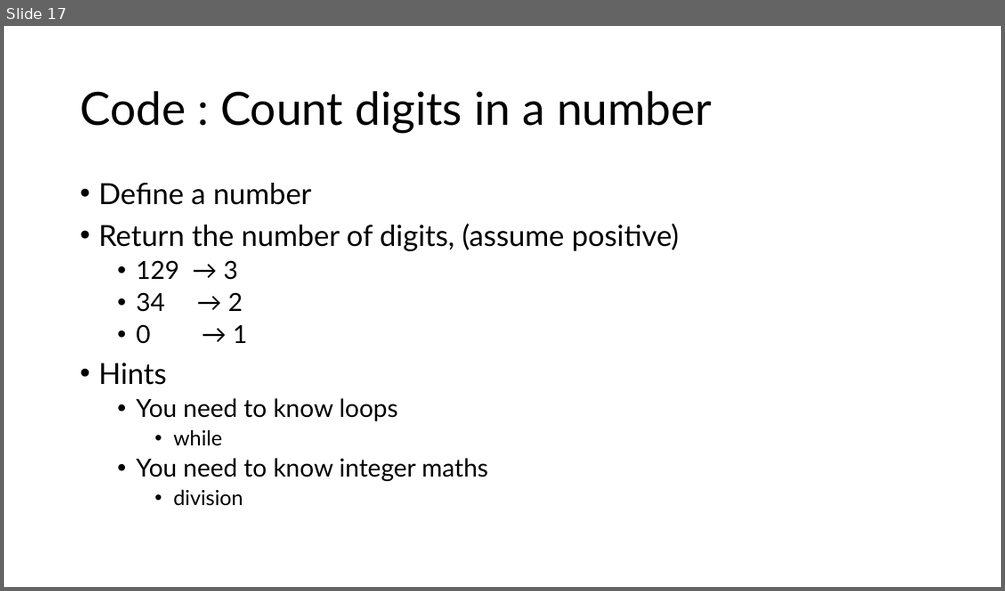
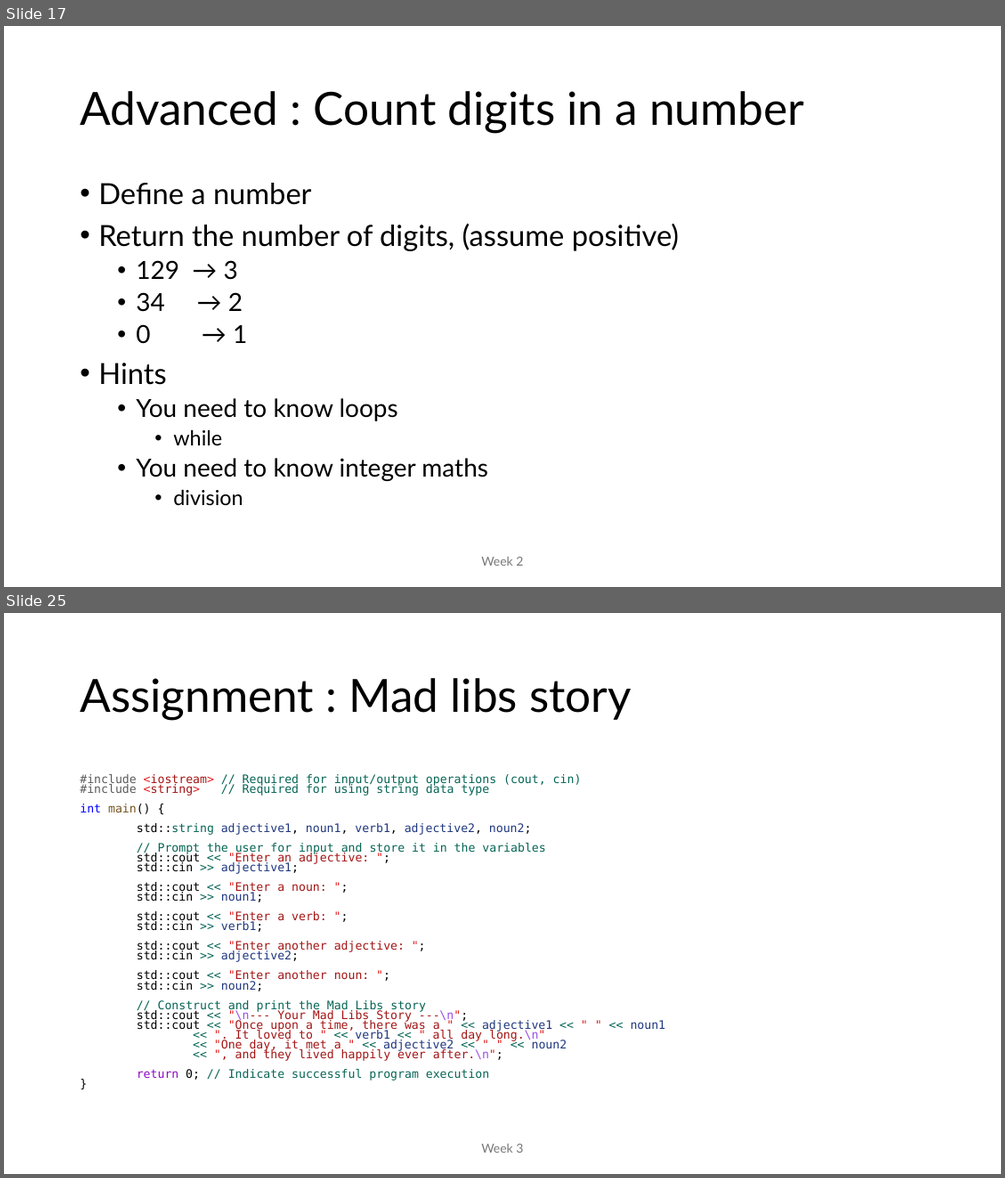
Before and after one commit to MoklaEducation/ems_fall_2025_cpp101, a slide deck: all/Intro to Programming_all.pptx. Shown one above the other, each under a label of ours: slide 17 before the commit, slides 17 and 25 after it; the slides between them are not shown. The pictures are 1005x591 and 1005x1178 pixels, drawn with LibreOffice and Linux fonts; fonts in the diff are those of the drawing. Boxes give left, top, right and bottom in pixels: in the first picture for what was removed or moved away, otherwise in the second. Text is boxed around its words. In the diff, an @@ line names an element or a change of style, - is before the commit and + after.

```diff
--- a/all/Intro to Programming_all.pptx
+++ b/all/Intro to Programming_all.pptx
@@ slide 25 added at (4, 613, 1001, 1174), background #FFFFFF @@
@@ title added at (80, 678, 631, 720), 44 pt, text #000000 @@
+Assignment : Mad libs story
@@ text added at (80, 774, 666, 1080), 11.2 pt, text #066555 @@
+#include <iostream> // Required for input/output operations (cout, cin)
+#include <string> // Required for using string data type
+int main() {
+std::string adjective1, noun1, verb1, adjective2, noun2;
+// Prompt the user for input and store it in the variables
+std::cout << "Enter an adjective: ";
+std::cin >> adjective1;
+std::cout << "Enter a noun: ";
+std::cin >> noun1;
+std::cout << "Enter a verb: ";
+std::cin >> verb1;
+std::cout << "Enter another adjective: ";
+std::cin >> adjective2;
+std::cout << "Enter another noun: ";
+std::cin >> noun2;
+// Construct and print the Mad Libs story
+std::cout << "\n--- Your Mad Libs Story ---\n";
+std::cout << "Once upon a time, there was a " << adjective1 << " " << noun1
+<< ". It loved to " << verb1 << " all day long.\n"
+<< "One day, it met a " << adjective2 << " " << noun2
+<< ", and they lived happily ever after.\n";
+return 0; // Indicate successful program execution
+}
@@ text added at (481, 1143, 523, 1152), 12 pt, text #797979 @@
+Week 3
@@ slide 17 changed as well @@
@@ title at (80, 91, 804, 133): text changed @@
-Code : Count digits in a number
+Advanced : Count digits in a number
@@ text added at (481, 556, 523, 565), 12 pt, text #797979 @@
+Week 2
```
Also in this commit, not shown: 16 other slides changed, 9 other slides added, 2 other files.
